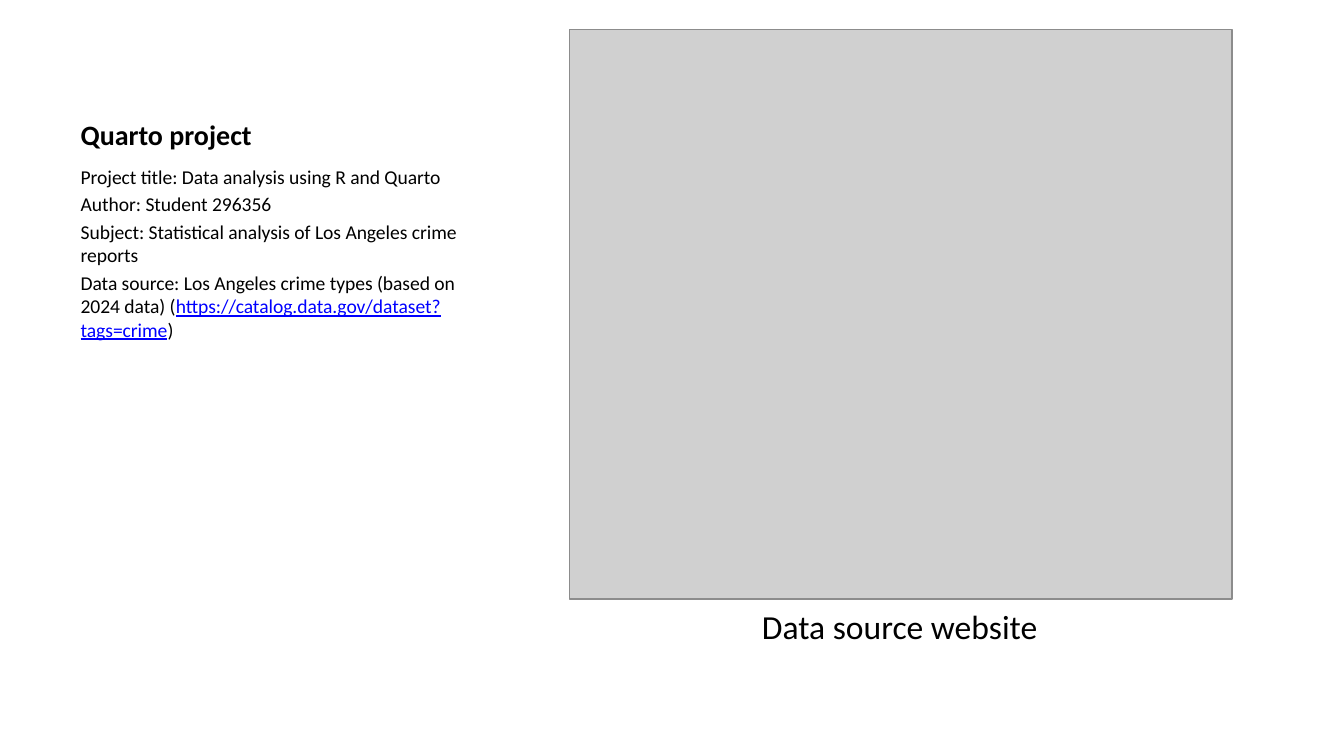
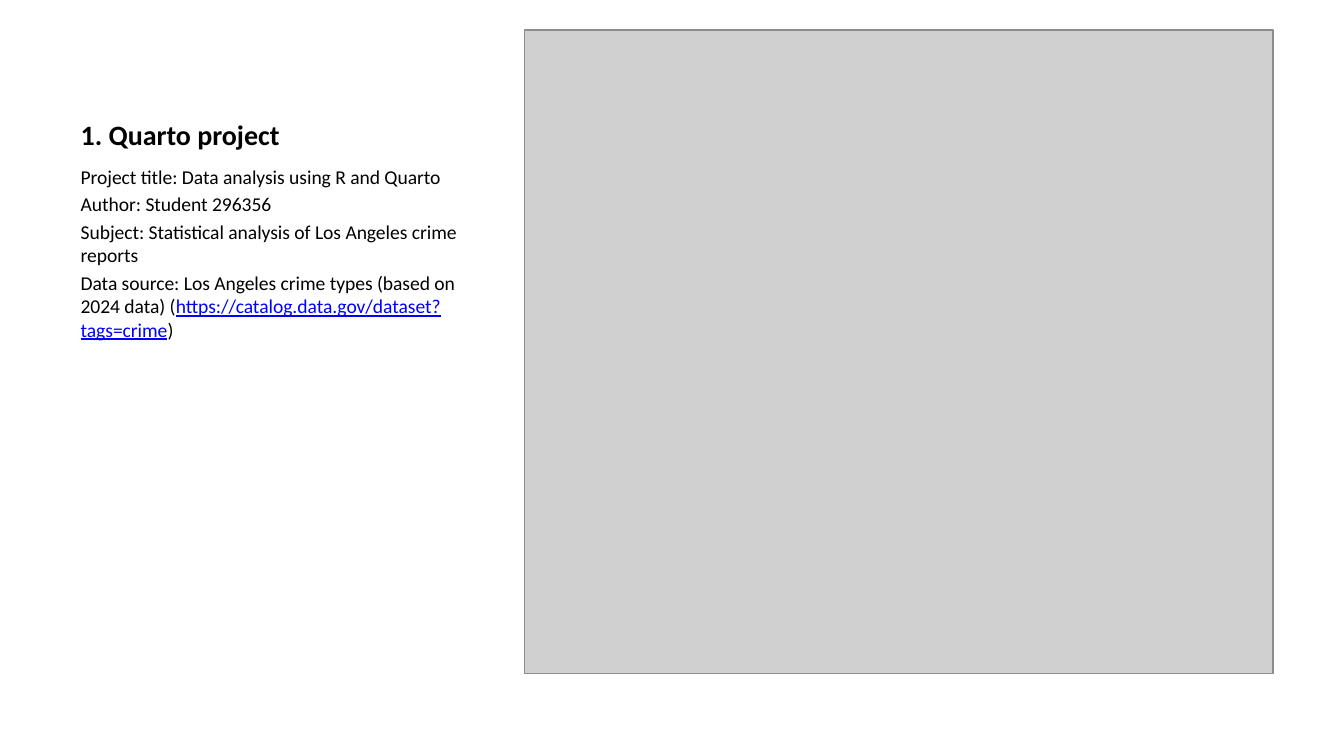
Before and after one commit to glizzynski/Project_Quarto_R, a slide deck: slide 3 of Project_Quarto_R.pptx (slide 2 before the commit). Drawn at 1344x756 pixels with LibreOffice and Linux fonts; fonts in the diff are those of the drawing; grey boxes stand for pictures. Boxes give left, top, right and bottom in pixels: in the first picture for what was removed or moved away, otherwise in the second. Text is boxed around its words. In the diff, an @@ line names an element or a change of style, - is before the commit and + after.

Commit message:
Fixed missing image in pptx.

```diff
--- a/Project_Quarto_R.pptx
+++ b/Project_Quarto_R.pptx
@@ picture: place and size @@
-picture at [570, 30, 1232, 599]
+picture at [524, 30, 1273, 673]
@@ title at [81, 125, 279, 150]: text changed @@
-Quarto project
+1. Quarto project
@@ text removed at [762, 615, 1037, 640] @@
-Data source website
```
Also in this commit, not shown: 4 other slides changed, 1 slide added, 3 other files.
